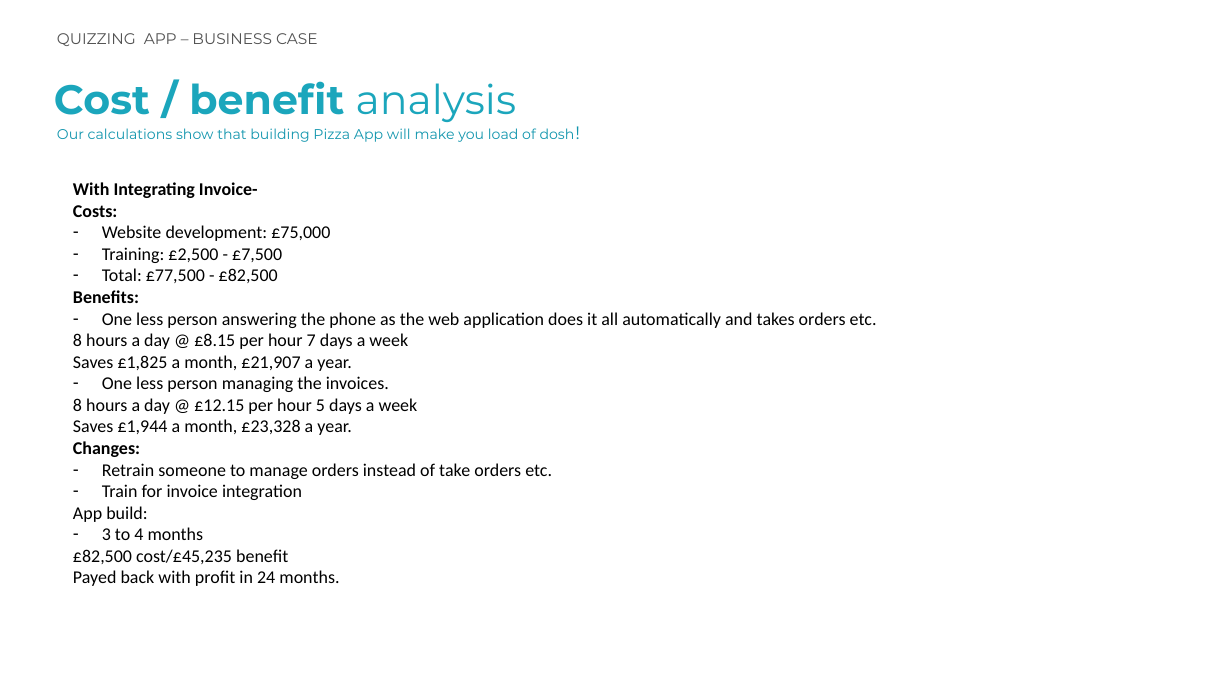
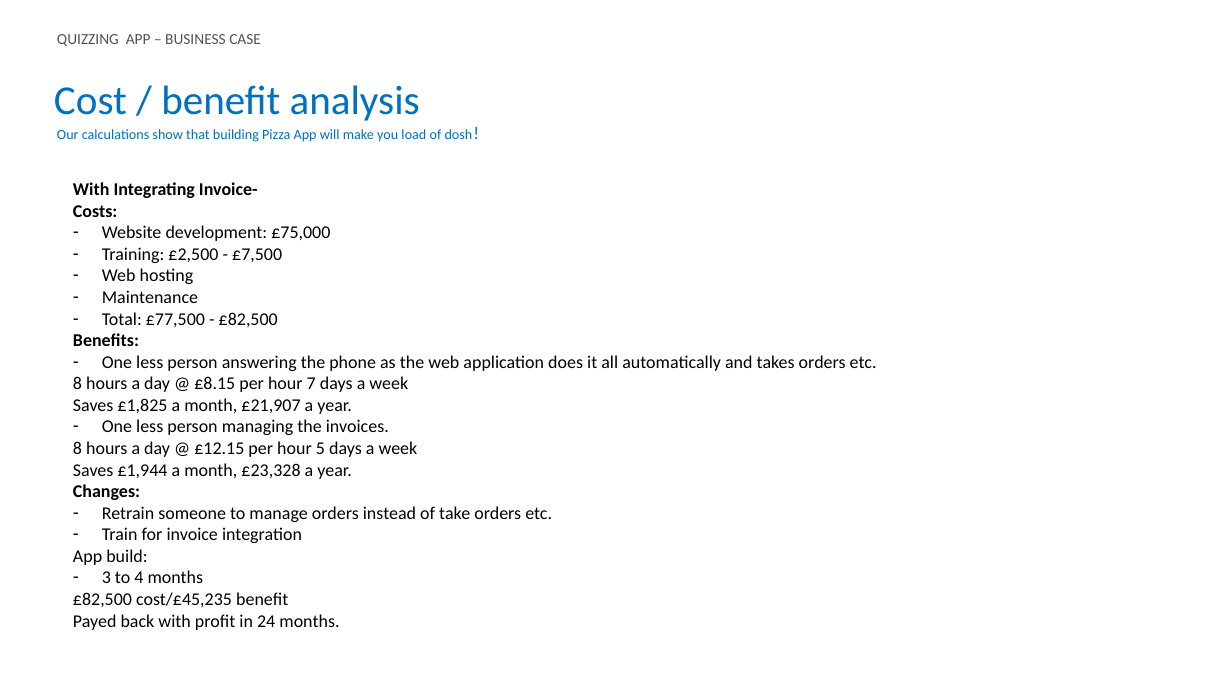
Before and after one commit to Joanajua/Quiz, a slide deck: slide 4 of Quiz - Documentation/QuizApp - Business Case.pptx. Drawn at 1232x693 pixels with LibreOffice and Linux fonts; fonts in the diff are those of the drawing. Boxes give left, top, right and bottom in pixels: in the first picture for what was removed or moved away, otherwise in the second. Text is boxed around its words. In the diff, an @@ line names an element or a change of style, - is before the commit and + after.

```diff
--- a/Quiz - Documentation/QuizApp - Business Case.pptx
+++ b/Quiz - Documentation/QuizApp - Business Case.pptx
@@ text "QUIZZING APP – BUSINESS CASE" at [57, 34, 261, 46]: font Montserrat to Calibri @@
@@ text "Cost / benefit analysis" at [54, 85, 420, 121]: font Montserrat to Calibri, text colour #1BA6BC to #0070C0; bold off in "Cost / benefit" @@
@@ text "Our calculations show that building ..." at [57, 129, 473, 142]: font Montserrat to Calibri, text colour #1396AE to #0070C0 @@
@@ text at [102, 268, 198, 303]: paragraphs added @@
+– Web hosting
+– Maintenance
```
Also in this commit, not shown: 6 other slides changed, 6 other files.
